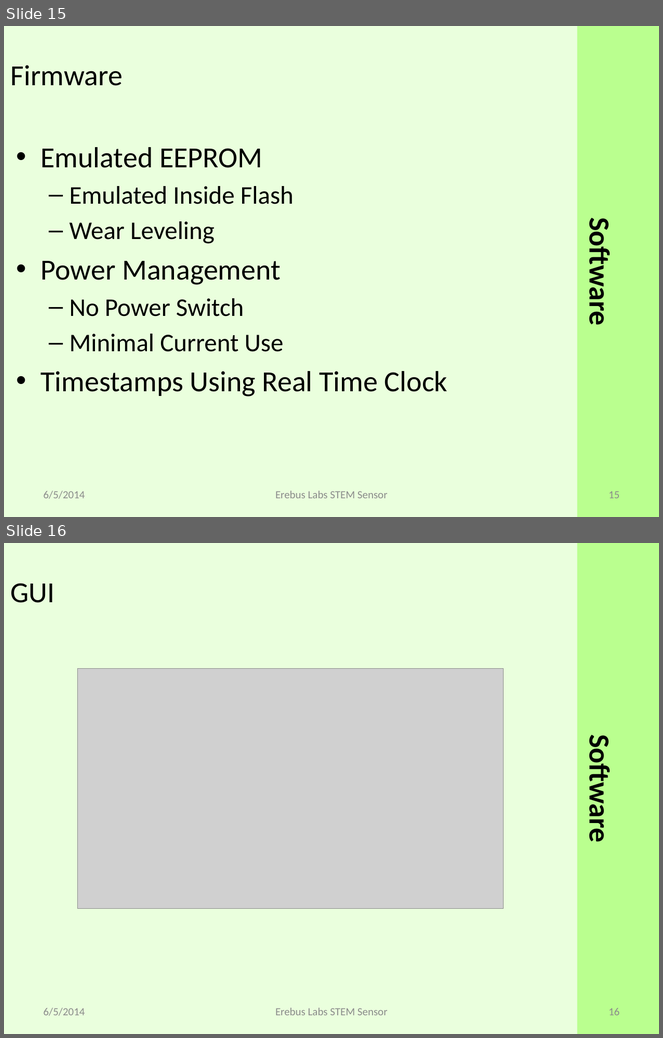
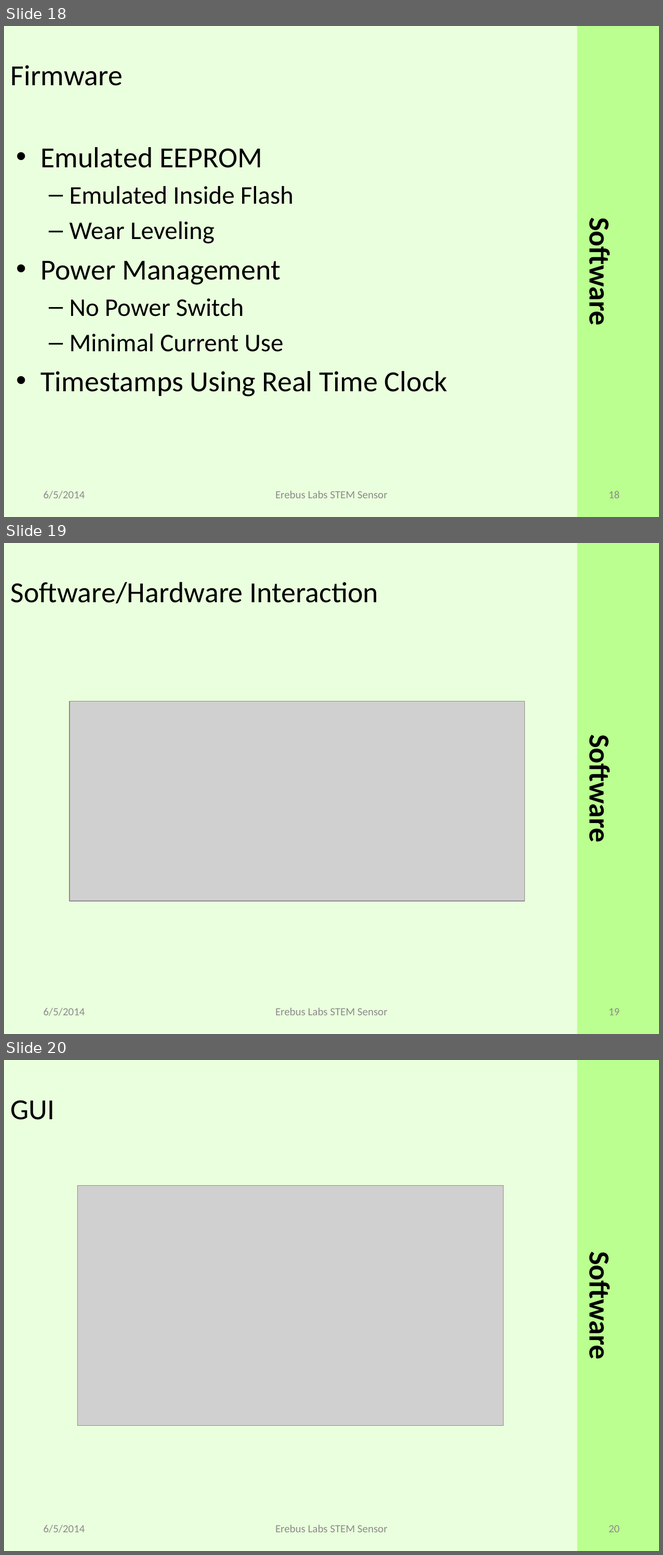
Before and after one commit to erebus-labs/PSU-VOC-SENSOR-2K14, a slide deck: Documents/source_documents/Presentation.pptx. Shown one above the other, each under a label of ours: slides 15 and 16 before the commit, slides 18, 19 and 20 after it. The pictures are 663x1038 and 663x1555 pixels, drawn with LibreOffice and Linux fonts; fonts in the diff are those of the drawing; grey boxes stand for pictures. Boxes give left, top, right and bottom in pixels: in the first picture for what was removed or moved away, otherwise in the second. Text is boxed around its words. In the diff, an @@ line names an element or a change of style, - is before the commit and + after.

```diff
--- a/Documents/source_documents/Presentation.pptx
+++ b/Documents/source_documents/Presentation.pptx
@@ slide 19 added at bbox=[4, 543, 659, 1034], background #EAFFDD; not listed: 1 template element that a slide beside it also shows @@
@@ text added at bbox=[11, 582, 378, 604], 32 pt, text #000000 @@
+Software/Hardware Interaction
@@ picture added at bbox=[70, 702, 525, 901] @@
@@ text added at bbox=[582, 745, 617, 840], 32 pt, text #000000, bold @@
+Software
@@ text added at bbox=[44, 1008, 85, 1016], 12 pt, text #8C8C8C @@
+6/5/2014
@@ text added at bbox=[275, 1008, 388, 1016], 12 pt, text #8C8C8C @@
+Erebus Labs STEM Sensor
@@ page number added at bbox=[609, 1008, 620, 1016], 12 pt, text #8C8C8C @@
+19
@@ what was slide 15 is now slide 18 @@
@@ page number at bbox=[609, 491, 620, 499]: text changed @@
-15
+18
@@ what was slide 16 is now slide 20 @@
@@ page number at bbox=[609, 1525, 620, 1533]: text changed @@
-16
+20
```
Also in this commit, not shown: 4 slides changed, 6 other slides added.
